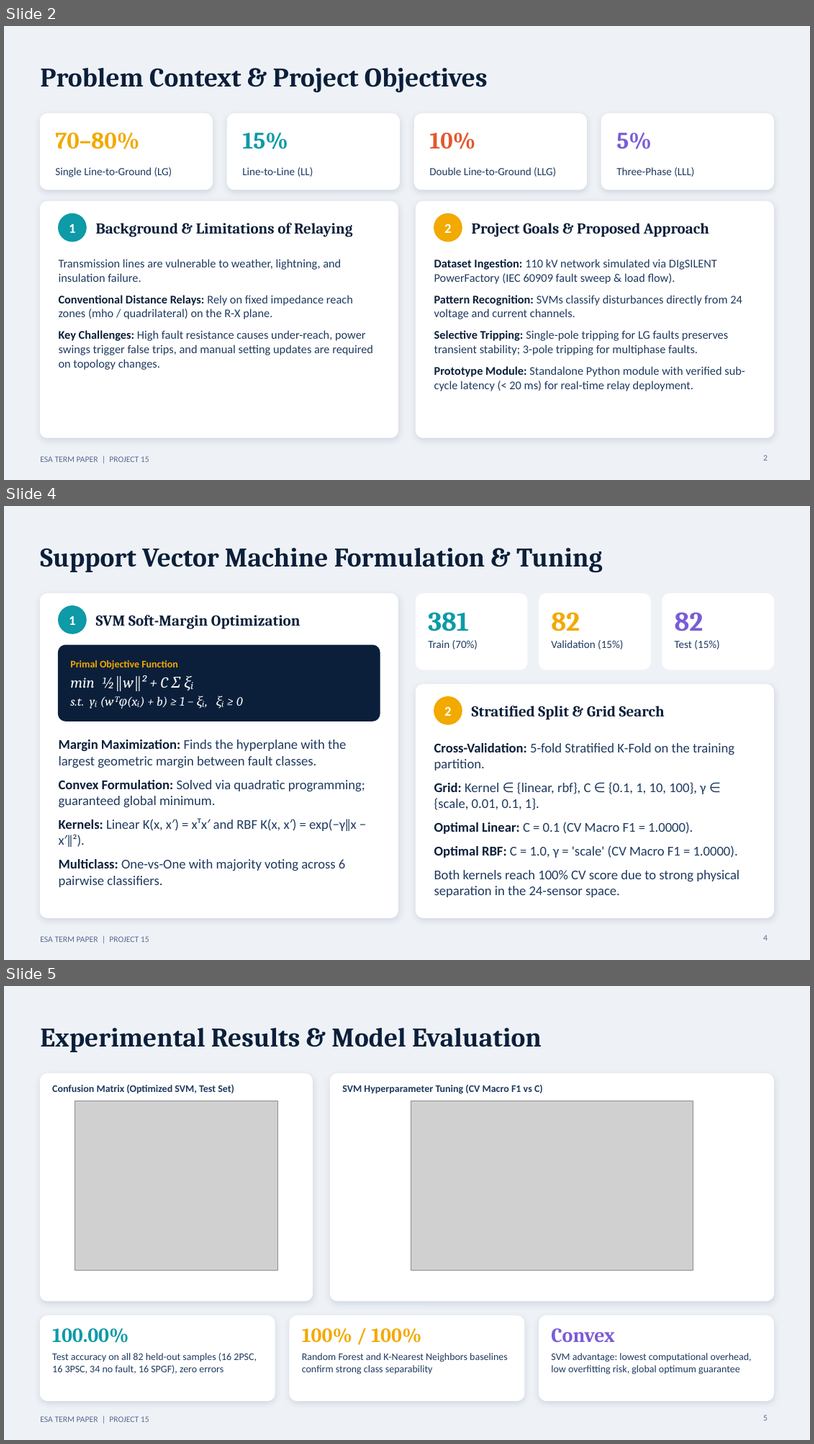
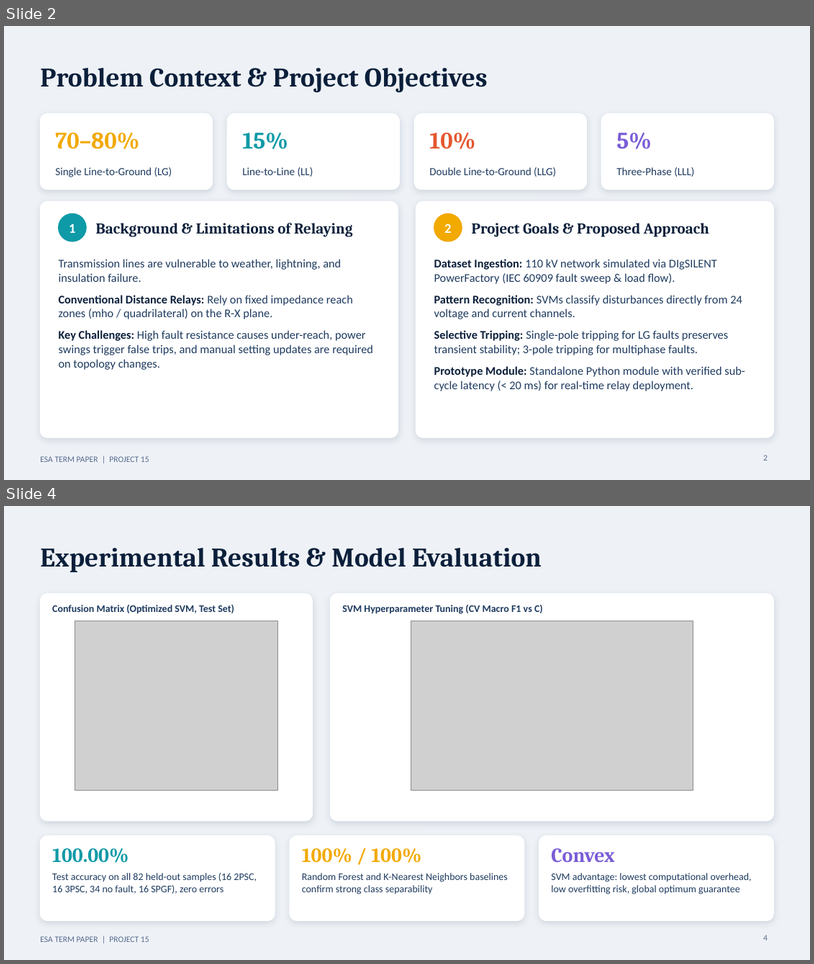
Before and after one commit to rishabhraturi05/esa_ml, a slide deck: ESA_Project15_Fault_Classification_Presentation.pptx. Shown one above the other, each under a label of ours: slides 2, 4 and 5 before the commit, slides 2 and 4 after it; the slides between them are not shown. The pictures are 814x1444 and 814x964 pixels, drawn with LibreOffice and Linux fonts; fonts in the diff are those of the drawing; grey boxes stand for pictures. Boxes give left, top, right and bottom in pixels: in the first picture for what was removed or moved away, otherwise in the second. Text is boxed around its words. In the diff, an @@ line names an element or a change of style, - is before the commit and + after.

```diff
--- a/ESA_Project15_Fault_Classification_Presentation.pptx
+++ b/ESA_Project15_Fault_Classification_Presentation.pptx
@@ slide 4 removed at (x1=4, y1=506, x2=810, y2=960), background #EEF2F7; not listed: 1 template element that a slide beside it also shows @@
@@ text removed at (x1=40, y1=548, x2=602, y2=573) @@
-Support Vector Machine Formulation & Tuning
@@ rounded rectangle removed at (x1=40, y1=594, x2=399, y2=917) @@
@@ ellipse removed at (x1=59, y1=606, x2=86, y2=633) @@
@@ rounded rectangle removed at (x1=417, y1=594, x2=528, y2=669) @@
@@ text removed at (x1=428, y1=612, x2=469, y2=631) @@
-381
@@ rounded rectangle removed at (x1=540, y1=594, x2=651, y2=669) @@
@@ text removed at (x1=551, y1=612, x2=580, y2=631) @@
-82
@@ rounded rectangle removed at (x1=663, y1=594, x2=774, y2=669) @@
@@ text removed at (x1=675, y1=612, x2=704, y2=631) @@
-82
@@ text removed at (x1=69, y1=616, x2=75, y2=625) @@
-1
@@ text removed at (x1=96, y1=615, x2=301, y2=629) @@
-SVM Soft-Margin Optimization
@@ rounded rectangle removed at (x1=59, y1=645, x2=381, y2=721) @@
@@ text removed at (x1=428, y1=640, x2=478, y2=649) @@
-Train (70%)
@@ text removed at (x1=551, y1=640, x2=623, y2=649) @@
-Validation (15%)
@@ text removed at (x1=675, y1=640, x2=720, y2=649) @@
-Test (15%)
@@ text removed at (x1=70, y1=660, x2=243, y2=708) @@
-Primal Objective Function
-min ½‖w‖² + C Σ ξᵢ
-s.t. yᵢ (wᵀφ(xᵢ) + b) ≥ 1 − ξᵢ, ξᵢ ≥ 0
@@ rounded rectangle removed at (x1=417, y1=685, x2=774, y2=917) @@
@@ ellipse removed at (x1=435, y1=697, x2=463, y2=724) @@
@@ text removed at (x1=445, y1=707, x2=451, y2=716) @@
-2
@@ text removed at (x1=472, y1=705, x2=665, y2=720) @@
-Stratified Split & Grid Search
@@ text removed at (x1=59, y1=739, x2=365, y2=887) @@
-Margin Maximization: Finds the hyperplane with the largest geometric margin between fault classes.
-Convex Formulation: Solved via quadratic programming; guaranteed global minimum.
-Kernels: Linear K(x, x′) = xᵀx′ and RBF K(x, x′) = exp(−γ‖x − x′‖²).
-Multiclass: One-vs-One with majority voting across 6 pairwise classifiers.
@@ text removed at (x1=435, y1=743, x2=740, y2=897) @@
-Cross-Validation: 5-fold Stratified K-Fold on the training partition.
-Grid: Kernel ∈ {linear, rbf}, C ∈ {0.1, 1, 10, 100}, γ ∈ {scale, 0.01, 0.1, 1}.
-Optimal Linear: C = 0.1 (CV Macro F1 = 1.0000).
-Optimal RBF: C = 1.0, γ = 'scale' (CV Macro F1 = 1.0000).
-Both kernels reach 100% CV score due to strong physical separation in the 24-sensor space.
@@ page number removed at (x1=764, y1=934, x2=768, y2=940) @@
-4
@@ what was slide 5 is now slide 4 @@
@@ page number at (x1=764, y1=934, x2=768, y2=940): text changed @@
-5
+4
```
Also in this commit, not shown: 2 slides changed, 1 slide added, 2 other slides removed, 15 other files.
